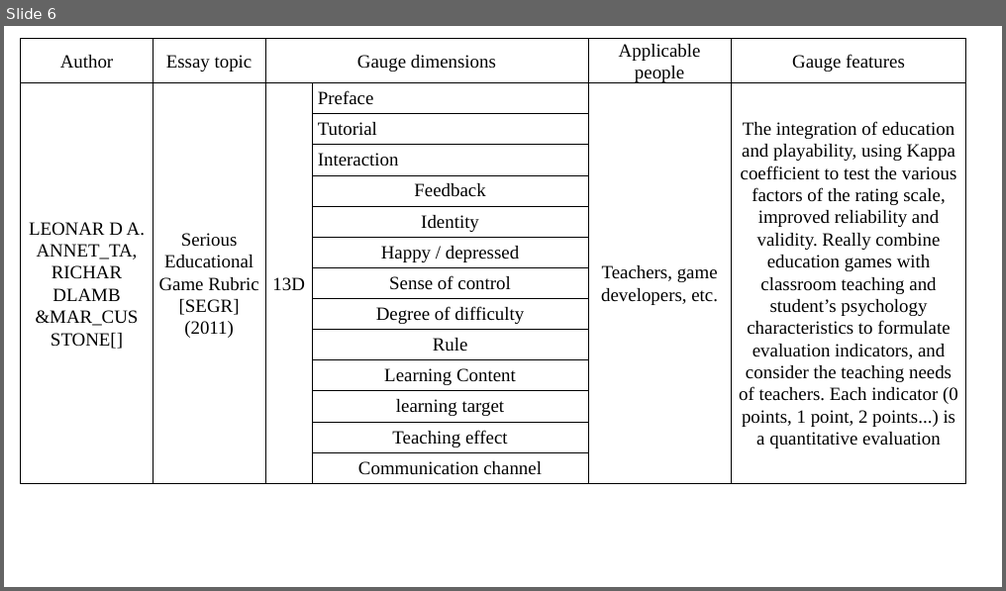
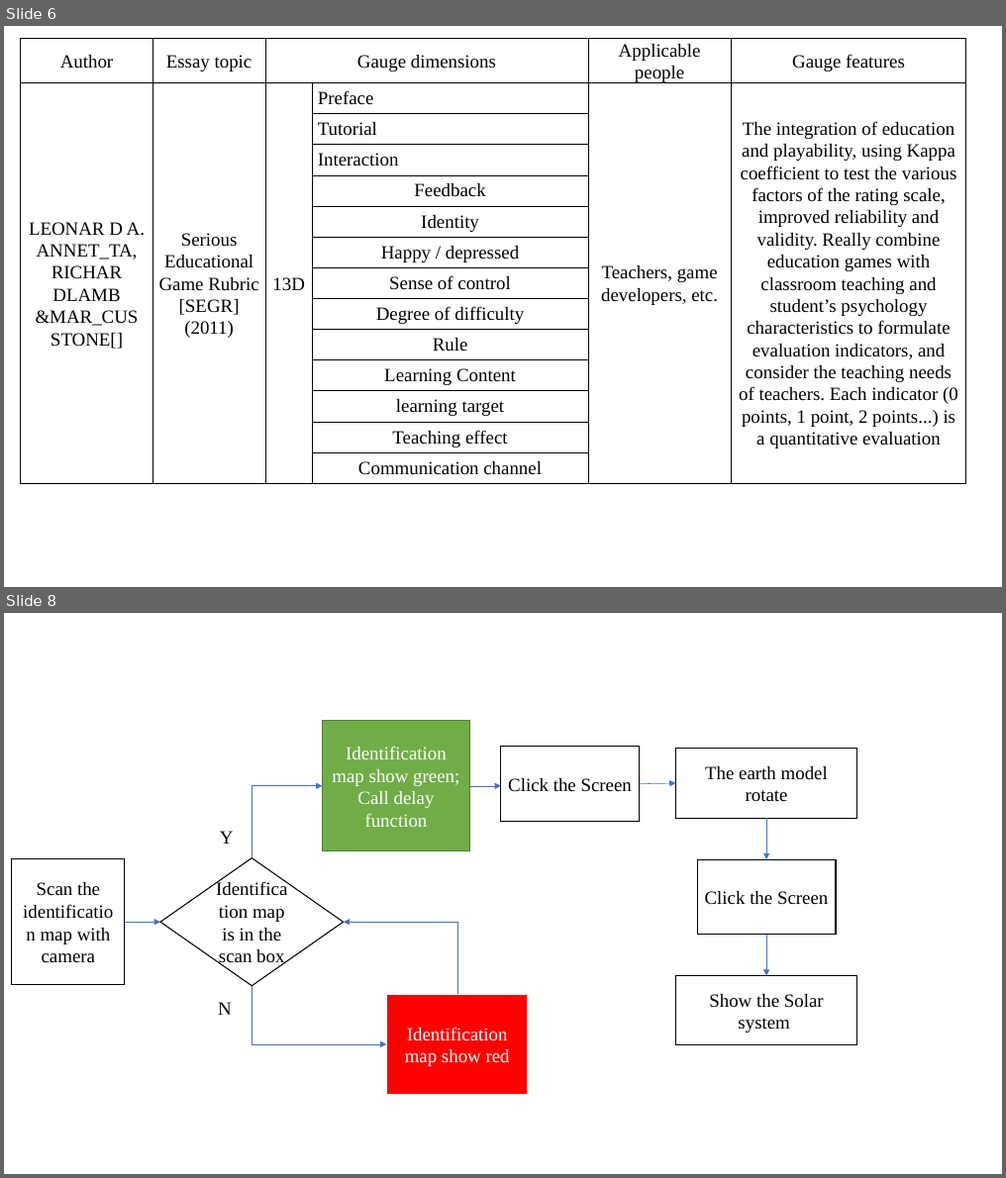
Before and after one commit to duanxiaoyun/ppaperssss, a slide deck: bi_ye_lun_wen/cao gao/temp files.pptx. Shown one above the other, each under a label of ours: slide 6 before the commit, slides 6 and 8 after it; the slides between them are not shown. The pictures are 1006x591 and 1006x1178 pixels, drawn with LibreOffice and Linux fonts; fonts in the diff are those of the drawing. Boxes give left, top, right and bottom in pixels: in the first picture for what was removed or moved away, otherwise in the second. Text is boxed around its words. In the diff, an @@ line names an element or a change of style, - is before the commit and + after.

```diff
--- a/bi_ye_lun_wen/cao gao/temp files.pptx
+++ b/bi_ye_lun_wen/cao gao/temp files.pptx
@@ slide 8 added at <box>4,613,1002,1174</box>, background #FFFFFF @@
@@ rectangle added at <box>322,721,470,852</box>, fill #70AD47, outline #538035 1 pt, 18 pt, text #FFFFFF @@
+Identification map show green; Call delay function
@@ rectangle added at <box>501,747,640,821</box>, fill #FFFFFF, outline #000000 1 pt, 18 pt, text #000000 @@
+Click the Screen
@@ rectangle added at <box>675,749,856,818</box>, fill #FFFFFF, outline #000000 1 pt, 18 pt, text #000000 @@
+The earth model rotate
@@ elbow arrow added from (252, 859) to (322, 786), #4472C4 0.5 pt @@
@@ arrow added from (470, 786) to (501, 786), #4472C4 0.5 pt @@
@@ arrow added from (640, 783) to (675, 783), #4472C4 0.5 pt @@
@@ arrow added from (767, 818) to (767, 861), #4472C4 0.5 pt @@
@@ text added at <box>220,831,234,844</box>, 18 pt, text #000000 @@
+Y
@@ rectangle added at <box>12,860,125,985</box>, fill #FFFFFF, outline #000000 1 pt, 18 pt, text #000000 @@
+Scan the identification map with camera
@@ diamond added at <box>160,859,344,986</box>, fill #FFFFFF, outline #000000 1 pt, 18 pt, text #000000 @@
+Identification map is in the scan box
@@ rectangle added at <box>697,861,836,935</box>, fill #FFFFFF, outline #000000 1 pt, 18 pt, text #000000 @@
+Click the Screen
@@ arrow added from (125, 922) to (160, 922), #4472C4 0.5 pt @@
@@ elbow arrow added from (457, 994) to (344, 922), #4472C4 0.5 pt @@
@@ arrow added from (767, 935) to (767, 976), #4472C4 0.5 pt @@
@@ elbow arrow added from (252, 986) to (386, 1045), #4472C4 0.5 pt @@
@@ rectangle added at <box>386,994,528,1095</box>, fill #FF0000, outline #FFFFFF 1.5 pt, 18 pt, text #FFFFFF @@
+Identification map show red
@@ rectangle added at <box>675,976,856,1046</box>, fill #FFFFFF, outline #000000 1 pt, 18 pt, text #000000 @@
+Show the Solar system
@@ text added at <box>218,1002,232,1015</box>, 18 pt, text #000000 @@
+N
```
Also in this commit, not shown: 2 other slides added, 1 other file.
